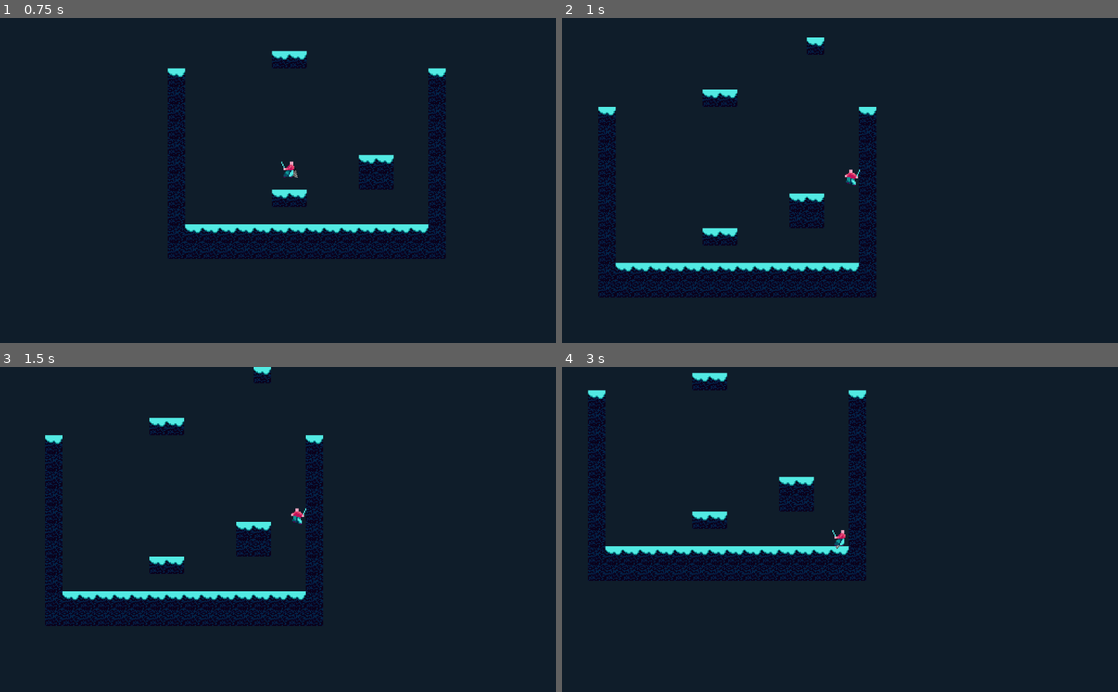
Above: before the commit, frames 1-4 (two rows, left to right).
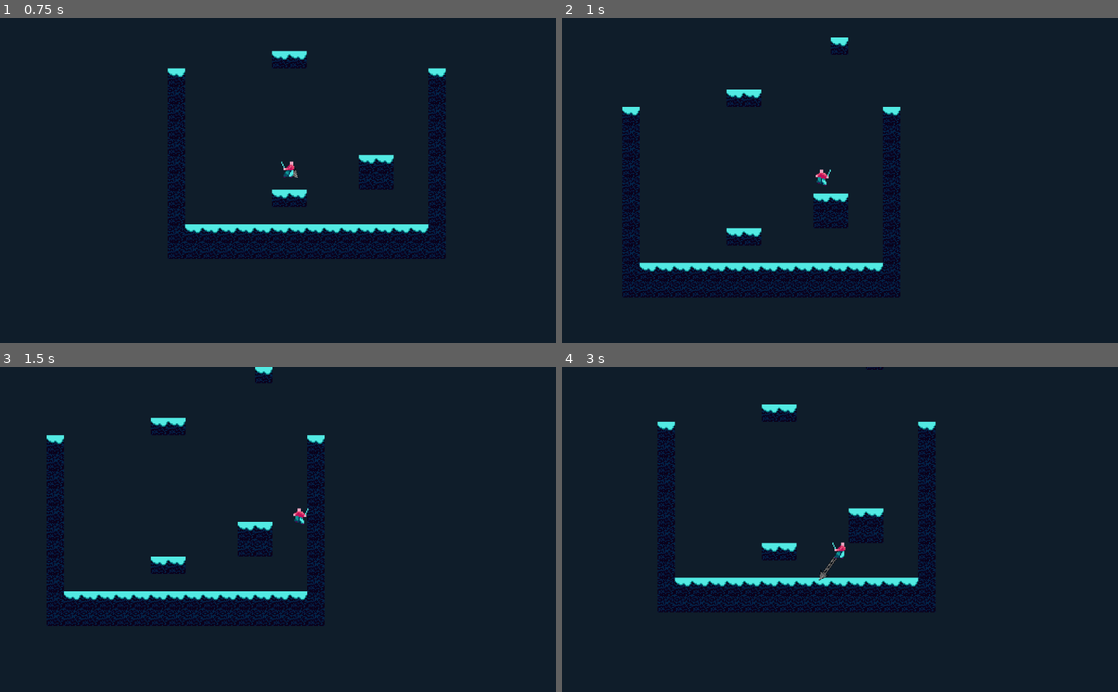
Above: after the commit, the same moments.

Repository: FalafelBeingOrg/test1
Game: Godot game, scene res://World.tscn
Two runs of this game, one before a commit and one after it. Both use one fixed random seed, a clock stepped at 60 frames per second and the inputs below.
Inputs (mouse positions are in pixels of both pictures, inside the frame that each line leads up to):
- Up to frame 1 (0.75 s): move the mouse to (400, 164) at 0.52 s; hold D (move_right) from 0.53 s (still down); hold Space (jump) from 0.53 s (still down); tap Shift (dash) at 0.6 s; click (400, 164) at 0.67 s
- Up to frame 2 (1 s): keep holding D (move_right); keep holding Space (jump)
- Up to frame 3 (1.5 s): keep holding D (move_right); move the mouse to (166, 545) at 1.27 s; release Space (jump) at 1.28 s; tap Space (jump) at 1.35 s
- Up to frame 4 (3 s): tap Space (jump) at 1.52, 1.82 s; tap Shift (dash) at 1.55, 2.1, 2.85 s; move the mouse to (895, 458) at 2.02 s; release D (move_right) at 2.03 s; hold A (move_left) 2.03-2.78 s; hold Space (jump) 2.03-2.78 s; move the mouse to (812, 594) at 2.77 s; hold D (move_right) from 2.78 s (still down); click (812, 594) at 2.92 s

Frame 1 is identical in both runs. In frame 2, 7.3% of the frame differs, in the area x 6-61%, y 5-86%; in frame 3, 3.7%; in frame 4, 11%, in the area x 4-68%, y 0-76%.

Commit message:
edited wall collisions

Diff:
--- a/Test1Code/Player.gd
+++ b/Test1Code/Player.gd
@@ -86,6 +86,9 @@
 	elif is_on_ceiling() and velocity.y <= -5:	# Same on ceilings
 		velocity.y = -5
 
+	if is_on_wall():
+		velocity.x = 0
+
 	if Input.is_action_just_pressed("jump") and canjump:
 		if grounded:
 			velocity.y = -JUMP_FORCE
@@ -130,9 +133,9 @@
 		elif walk < 0:
 			velocity.x -= DASH_SPEED
 		elif Input.is_action_pressed("jump"):
-			velocity.y -= DASH_SPEED*0.5
+			velocity.y -= DASH_SPEED
 		else:
-			velocity.y += DASH_SPEED*2
+			velocity.y += DASH_SPEED
 
 	time_since_dash += 1
 
